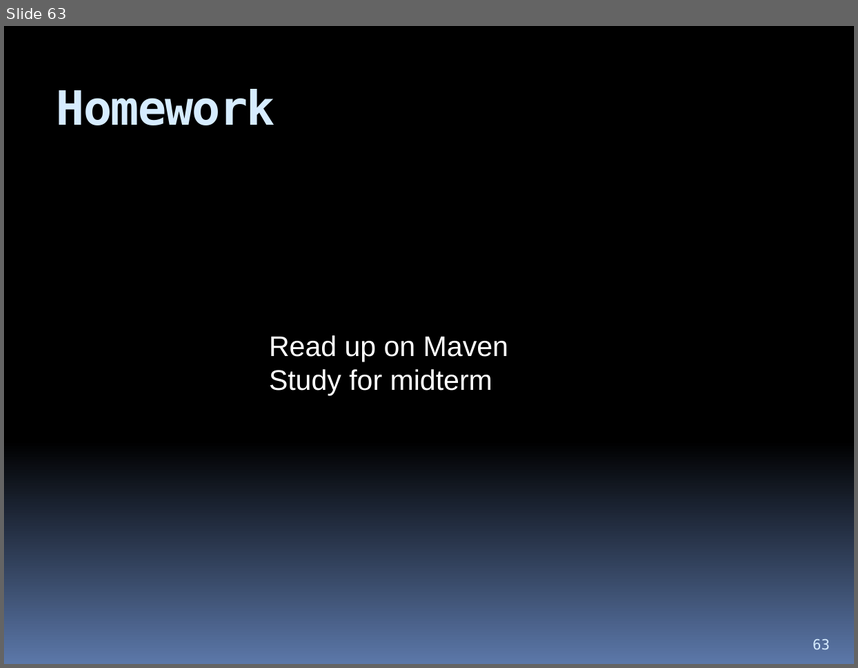
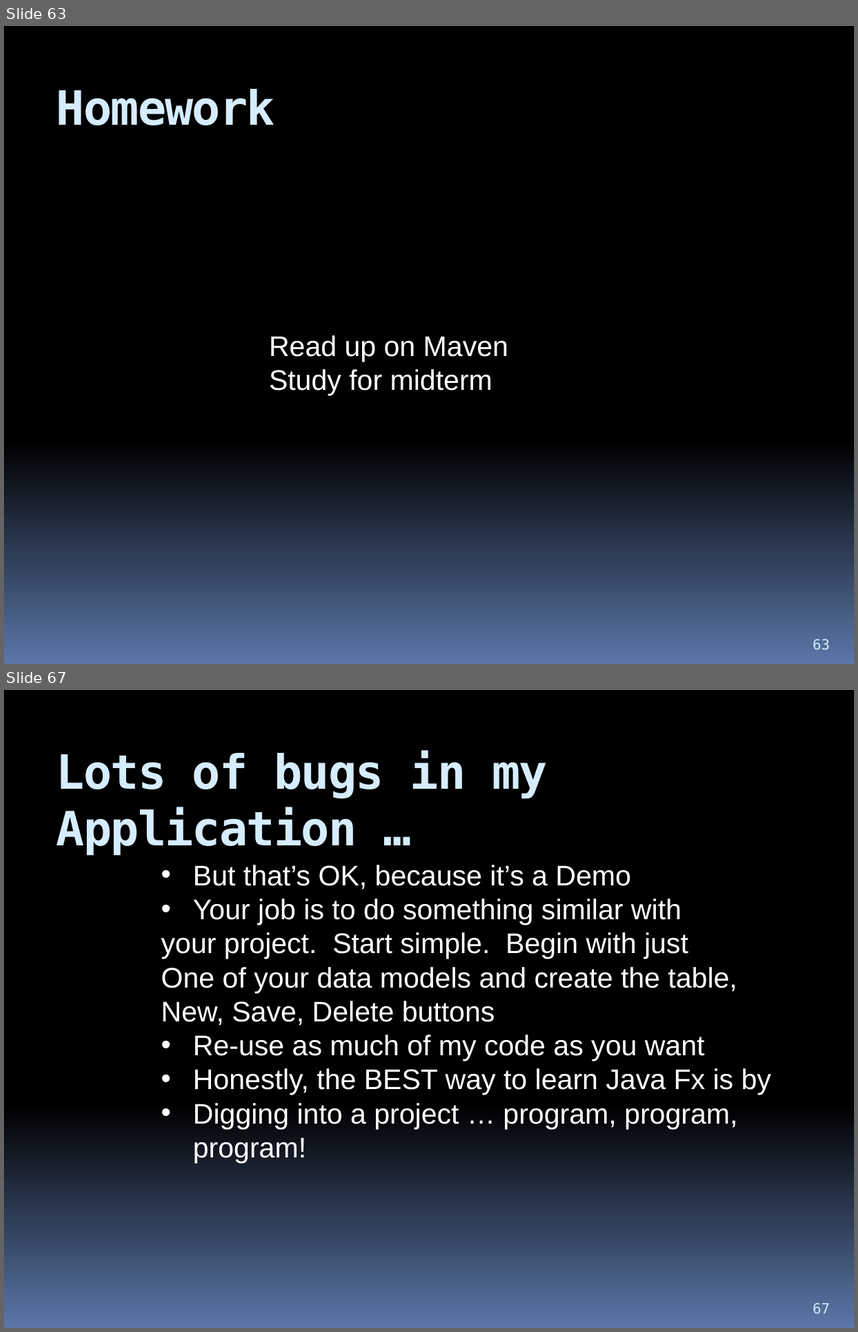
Before and after one commit to hchan/comp2613, a slide deck: coursePresentation.pptx. Shown one above the other, each under a label of ours: slide 63 before the commit, slides 63 and 67 after it; the slides between them are not shown. The pictures are 858x668 and 858x1332 pixels, drawn with LibreOffice and Linux fonts; fonts in the diff are those of the drawing. Boxes give left, top, right and bottom in pixels: in the first picture for what was removed or moved away, otherwise in the second. Text is boxed around its words. In the diff, an @@ line names an element or a change of style, - is before the commit and + after.

```diff
--- a/coursePresentation.pptx
+++ b/coursePresentation.pptx
@@ slide 67 added at box(4, 690, 854, 1328), background gradient #000000 to #5B77A8 @@
@@ title added at box(56, 751, 548, 856), 40 pt, text #D6ECFF, bold @@
+Lots of bugs in my Application …
@@ text added at box(161, 865, 771, 1163), 24 pt, text #FFFFFF @@
+• But that’s OK, because it’s a Demo
+• Your job is to do something similar with
+your project. Start simple. Begin with just
+One of your data models and create the table,
+New, Save, Delete buttons
+• Re-use as much of my code as you want
+• Honestly, the BEST way to learn Java Fx is by
+• Digging into a project … program, program, program!
@@ page number added at box(813, 1303, 830, 1313), 12 pt, text #D6ECFF @@
+67
```
Also in this commit, not shown: 3 other slides added.
